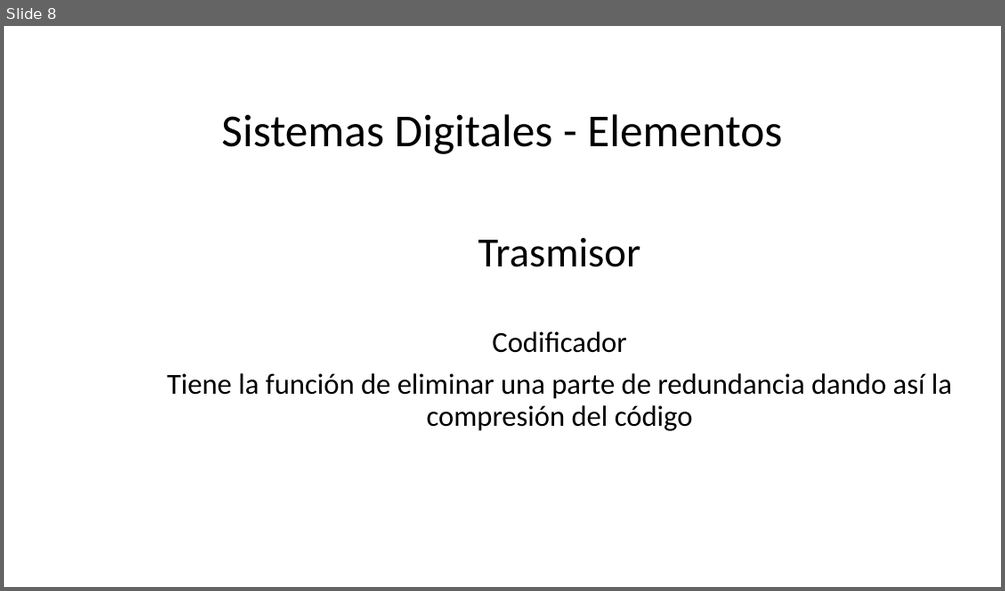
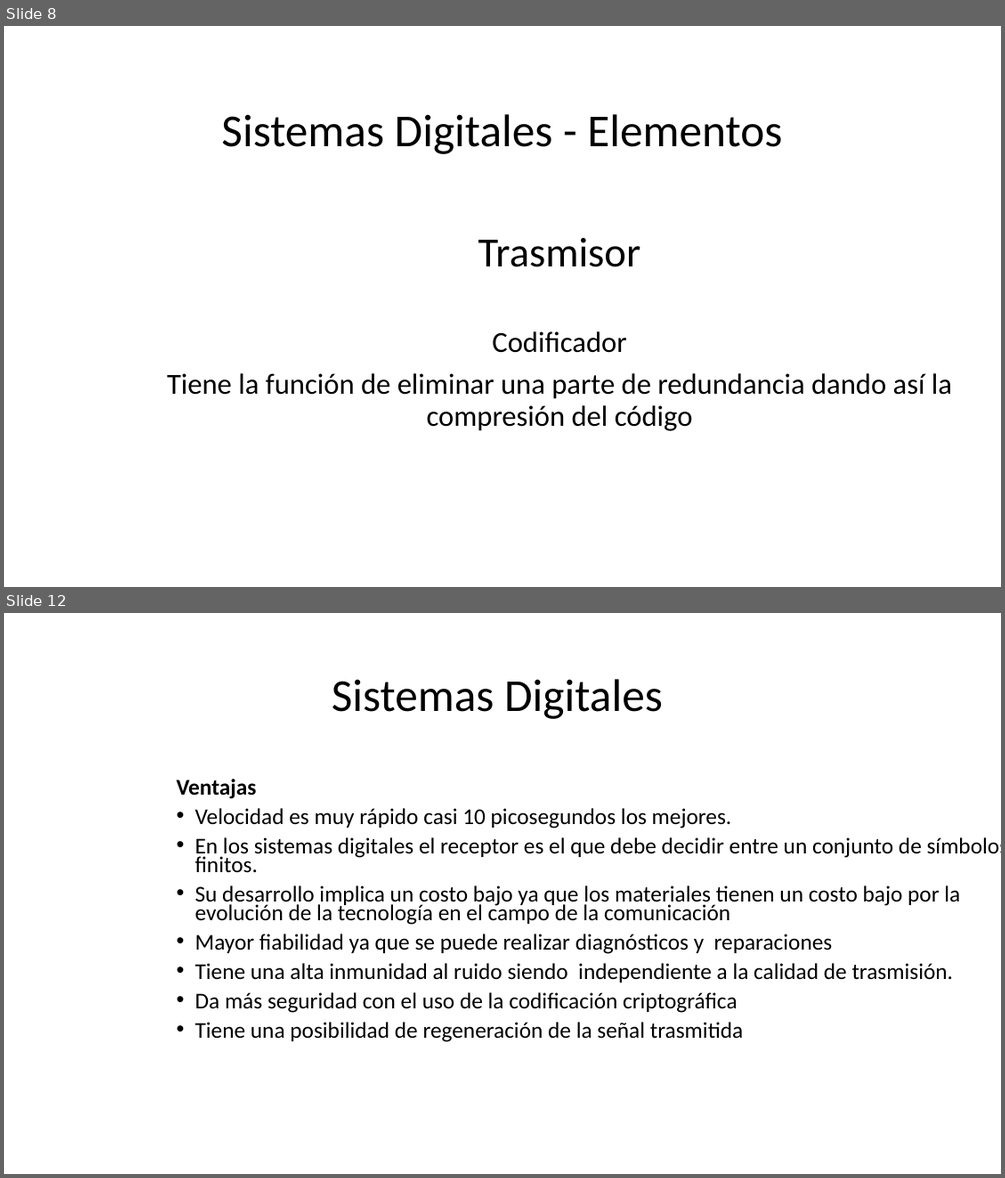
Before and after one commit to StalinMazaEpn/Proyecto_Comunicaciones, a slide deck: expo_comu.pptx. Shown one above the other, each under a label of ours: slide 8 before the commit, slides 8 and 12 after it; the slides between them are not shown. The pictures are 1005x591 and 1005x1178 pixels, drawn with LibreOffice and Linux fonts; fonts in the diff are those of the drawing; background and template pictures are left out. Boxes give left, top, right and bottom in pixels: in the first picture for what was removed or moved away, otherwise in the second. Text is boxed around its words. In the diff, an @@ line names an element or a change of style, - is before the commit and + after.

Commit message:
Ventajas

```diff
--- a/expo_comu.pptx
+++ b/expo_comu.pptx
@@ slide 12 added at <box>4,613,1001,1174</box>, background picture (left out) @@
@@ title added at <box>332,679,663,719</box>, 44 pt, text #000000 @@
+Sistemas Digitales
@@ text added at <box>177,779,1001,1042</box>, 21.7 pt, text #000000 @@
+Ventajas
+• Velocidad es muy rápido casi 10 picosegundos los mejores.
+• En los sistemas digitales el receptor es el que debe decidir entre un conjunto de símbolos finitos.
+• Su desarrollo implica un costo bajo ya que los materiales tienen un costo bajo por la evolución de la tecnología en el campo de la comunicación
+• Mayor fiabilidad ya que se puede realizar diagnósticos y reparaciones
+• Tiene una alta inmunidad al ruido siendo independiente a la calidad de trasmisión.
+• Da más seguridad con el uso de la codificación criptográfica
+• Tiene una posibilidad de regeneración de la señal trasmitida
```
Also in this commit, not shown: 1 slide changed, 4 other slides added.
